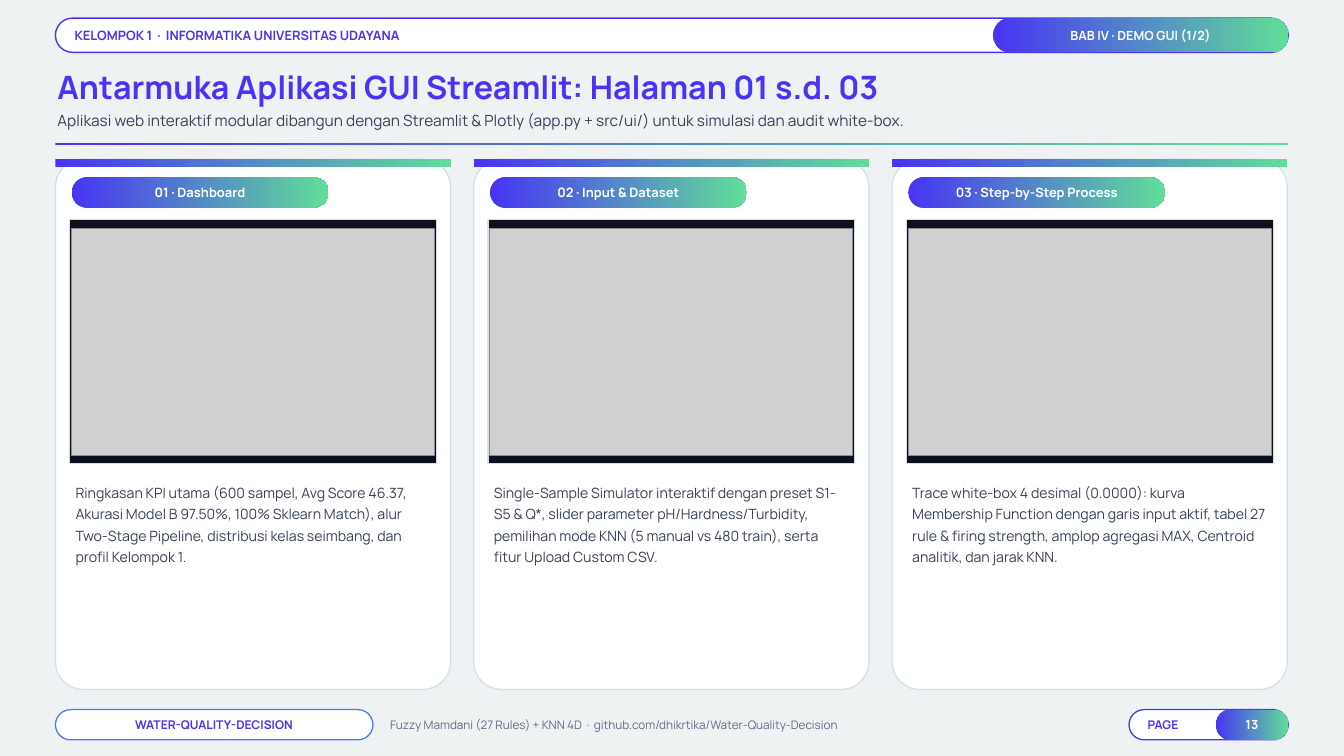
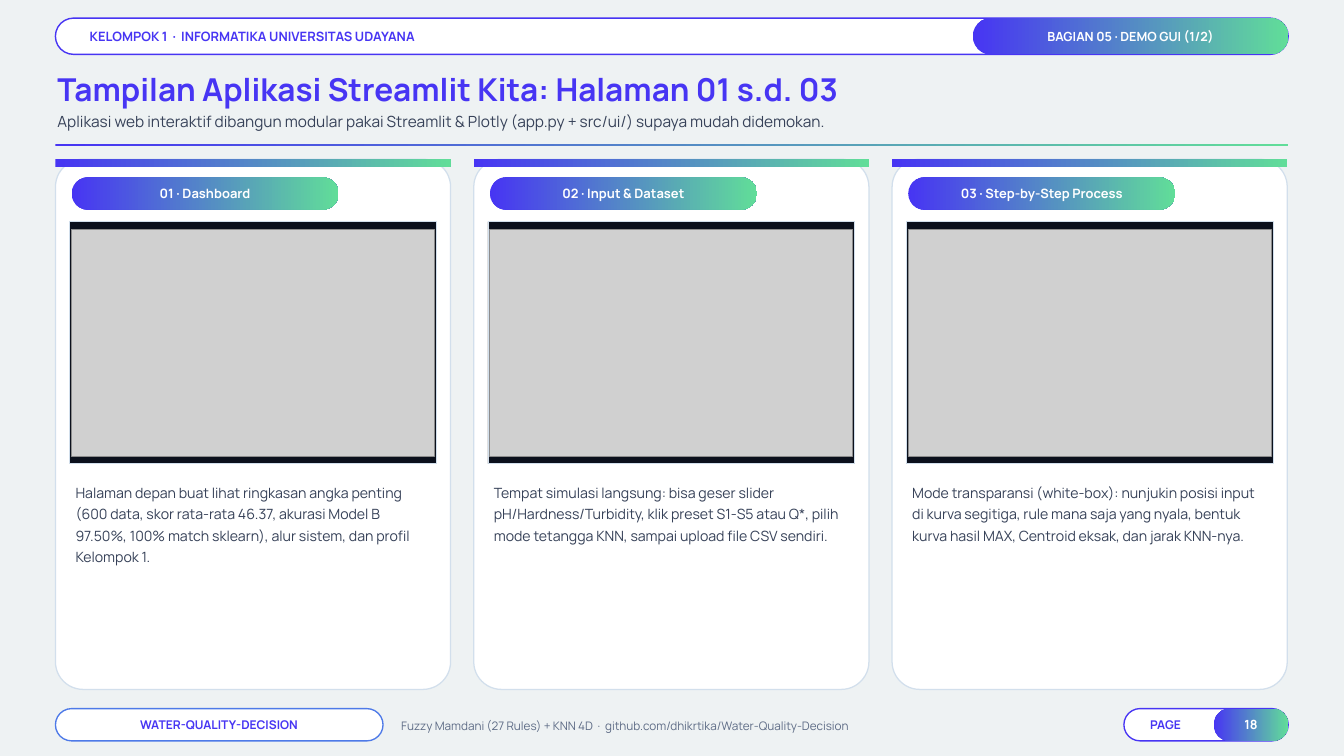
Before and after one commit to Niel-1/Water-Quality-Decision, a slide deck: slide 18 of docs/Presentasi_Final_Project_TLF_Kelompok_1.pptx (slide 13 before the commit). Drawn at 1344x756 pixels with LibreOffice and Linux fonts; fonts in the diff are those of the drawing; grey boxes stand for pictures; background and template pictures are left out. Boxes give left, top, right and bottom in pixels: in the first picture for what was removed or moved away, otherwise in the second. Text is boxed around its words. In the diff, an @@ line names an element or a change of style, - is before the commit and + after.

```diff
--- a/docs/Presentasi_Final_Project_TLF_Kelompok_1.pptx
+++ b/docs/Presentasi_Final_Project_TLF_Kelompok_1.pptx
@@ rounded rectangle added at <box>55,18,1289,54</box>, fill #FFFFFF, outline #4735F3 1 pt @@
@@ text "KELOMPOK 1 · INFORMATIKA UNIVERSITAS ...": place and size @@
-text "KELOMPOK 1 · INFORMATIKA UNIVERSITAS ..." at <box>55,18,1289,52</box>
+text "KELOMPOK 1 · INFORMATIKA UNIVERSITAS ..." at <box>90,31,415,41</box>
@@ text "KELOMPOK 1 · INFORMATIKA UNIVERSITAS ..." at <box>90,31,415,41</box>: fill #FFFFFF to none; outline #4735F3 1 pt to none @@
@@ rounded rectangle "BAGIAN 05 · DEMO GUI ...": place and size @@
-rounded rectangle "BAGIAN 05 · DEMO GUI ..." at <box>993,18,1289,52</box>
+rounded rectangle "BAGIAN 05 · DEMO GUI ..." at <box>973,18,1289,54</box>
@@ text in rounded rectangle at <box>1047,30,1214,43</box>: text changed @@
-BAB IV · DEMO GUI (1/2)
+BAGIAN 05 · DEMO GUI (1/2)
@@ text at <box>57,78,838,109</box>: text changed; size 23 to 22.5 pt @@
-Antarmuka Aplikasi GUI Streamlit: Halaman 01 s.d. 03
+Tampilan Aplikasi Streamlit Kita: Halaman 01 s.d. 03
@@ text at <box>57,114,824,131</box>: text changed @@
-Aplikasi web interaktif modular dibangun dengan Streamlit & Plotly (app.py + src/ui/) untuk simulasi dan audit white-box.
+Aplikasi web interaktif dibangun modular pakai Streamlit & Plotly (app.py + src/ui/) supaya mudah didemokan.
@@ rounded rectangle "01 · Dashboard": place and size @@
-rounded rectangle "01 · Dashboard" at <box>72,177,329,208</box>
+rounded rectangle "01 · Dashboard" at <box>72,177,339,210</box>
@@ rounded rectangle "02 · Input & Dataset": place and size @@
-rounded rectangle "02 · Input & Dataset" at <box>490,177,747,208</box>
+rounded rectangle "02 · Input & Dataset" at <box>490,177,757,210</box>
@@ rounded rectangle "03 · Step-by-Step Process": place and size @@
-rounded rectangle "03 · Step-by-Step Process" at <box>908,177,1166,208</box>
+rounded rectangle "03 · Step-by-Step Process" at <box>908,177,1176,210</box>
@@ text at <box>76,487,409,566</box>: text changed @@
-Ringkasan KPI utama (600 sampel, Avg Score 46.37, Akurasi Model B 97.50%, 100% Sklearn Match), alur Two-Stage Pipeline, distribusi kelas seimbang, dan profil Kelompok 1.
+Halaman depan buat lihat ringkasan angka penting (600 data, skor rata-rata 46.37, akurasi Model B 97.50%, 100% match sklearn), alur sistem, dan profil Kelompok 1.
@@ text at <box>494,487,839,545</box>: text changed @@
-Single-Sample Simulator interaktif dengan preset S1-S5 & Q*, slider parameter pH/Hardness/Turbidity, pemilihan mode KNN (5 manual vs 480 train), serta fitur Upload Custom CSV.
+Tempat simulasi langsung: bisa geser slider pH/Hardness/Turbidity, klik preset S1-S5 atau Q*, pilih mode tetangga KNN, sampai upload file CSV sendiri.
@@ text at <box>912,486,1255,545</box>: text changed @@
-Trace white-box 4 desimal (0.0000): kurva Membership Function dengan garis input aktif, tabel 27 rule & firing strength, amplop agregasi MAX, Centroid analitik, dan jarak KNN.
+Mode transparansi (white-box): nunjukin posisi input di kurva segitiga, rule mana saja yang nyala, bentuk kurva hasil MAX, Centroid eksak, dan jarak KNN-nya.
@@ rounded rectangle "WATER-QUALITY-DECISION": place and size @@
-rounded rectangle "WATER-QUALITY-DECISION" at <box>55,710,373,740</box>
+rounded rectangle "WATER-QUALITY-DECISION" at <box>55,709,383,741</box>
@@ rounded rectangle "WATER-QUALITY-DECISION" at <box>55,709,383,741</box>: outline #4E7AE8 0.9 pt to #4E7AE8 0.95 pt @@
@@ text "Fuzzy Mamdani (27 Rules) + ...": place and size @@
-text "Fuzzy Mamdani (27 Rules) + ..." at <box>390,719,838,732</box>
+text "Fuzzy Mamdani (27 Rules) + ..." at <box>401,720,849,733</box>
@@ text "Fuzzy Mamdani (27 Rules) + ..." at <box>401,720,849,733</box>: line spacing 1.18 to 1.2 @@
@@ rounded rectangle added at <box>1124,709,1289,741</box>, fill #FFFFFF, outline #4735F3 0.95 pt @@
@@ text "PAGE": place and size @@
-text "PAGE" at <box>1129,710,1289,740</box>
+text "PAGE" at <box>1150,720,1181,729</box>
@@ text "PAGE" at <box>1150,720,1181,729</box>: fill #FFFFFF to none; outline #4735F3 0.9 pt to none @@
@@ text in rounded rectangle at <box>1244,719,1257,729</box>: text changed @@
-13
+18
```
Also in this commit, not shown: 11 other slides changed, 8 slides added, 3 slides removed, 1 other file.
